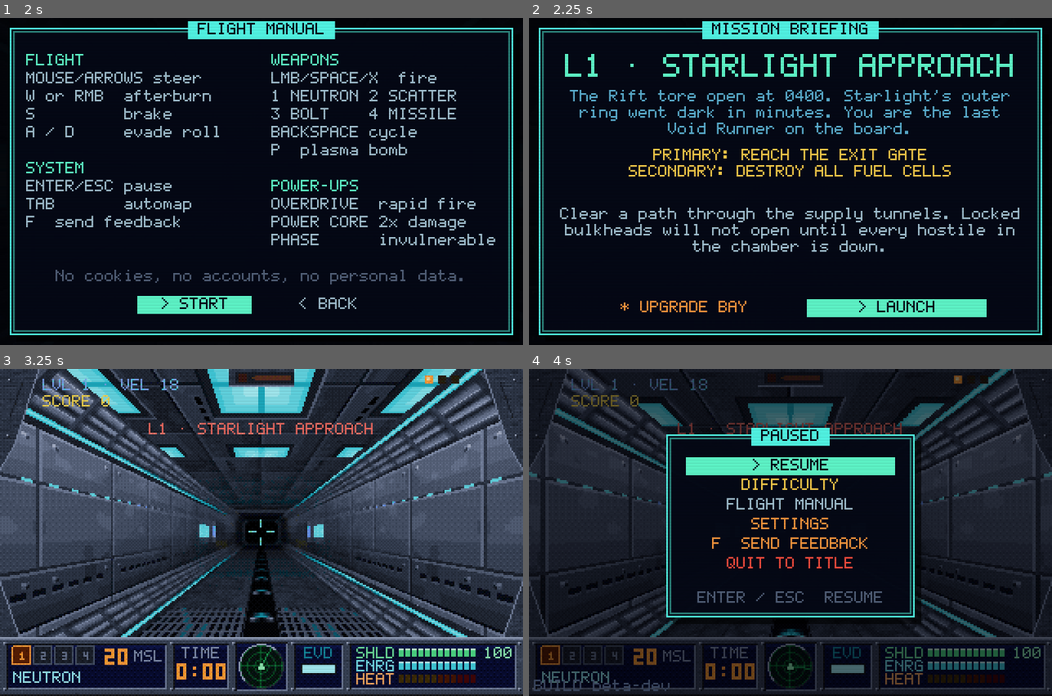
Above: before the commit, frames 1-4 (two rows, left to right).
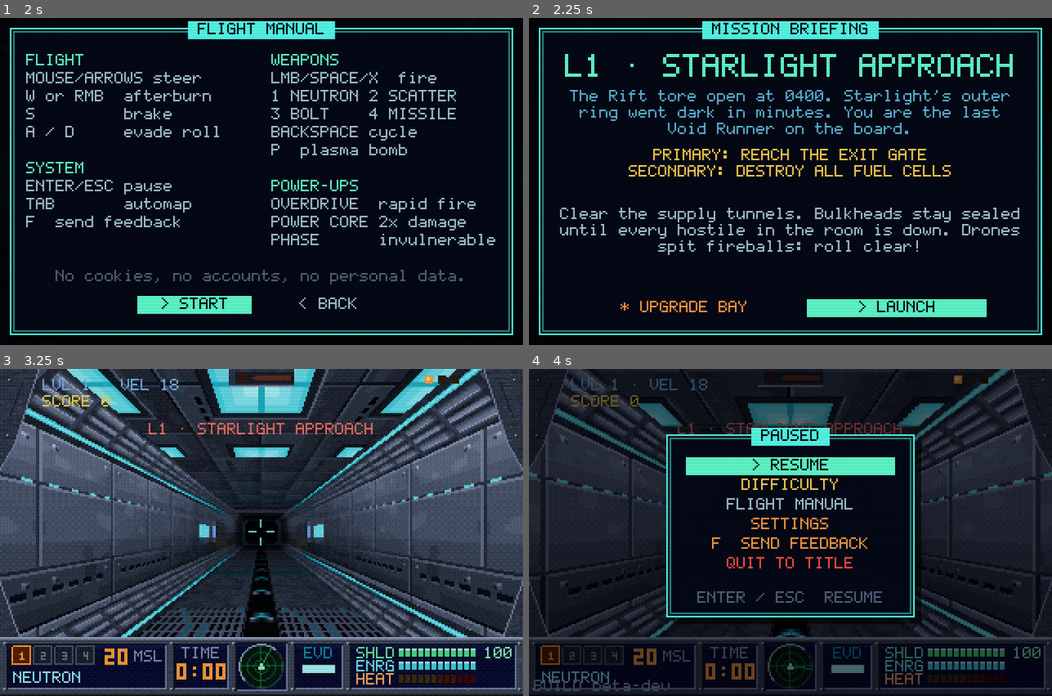
Above: after the commit, the same moments.

Repository: NCSTATEPACK16/VoidRunner
Game: Godot game, scene res://scenes/game.tscn
Same seed, same stepped clock (60 frames per second), same inputs: the game is played once before the commit and once after it.
Inputs (mouse positions are in pixels of both pictures, inside the frame that each line leads up to):
- Up to frame 1 (2 s): click "> UNDERSTOOD" at 0.5 s; click "FLIGHT MANUAL" at 1.25 s
- Up to frame 2 (2.25 s): click "> START" at 2 s
- Up to frame 3 (3.25 s): click "> LAUNCH" at 2.75 s
- Up to frame 4 (4 s): tap Enter (pause_game) at 3.5 s; move the mouse to (816, 532) at 3.52 s; hold Up (steer_up) from 3.53 s (still down); hold W (boost) from 3.53 s (still down); click (816, 532) at 3.67 s; tap Space (fire) at 3.8 s

Frame 1 is identical in both runs. In frame 2, 3.0% of the frame differs, in the area x 5-94%, y 58-73%; in frame 3, less than 0.1%; in frame 4, less than 0.1%.

Commit message:
feat(onboarding): the first 90 seconds (re-audit Step 5, M5d)
A cold player learns the four verbs in sector 1 without a tutorial screen.

- First-run cockpit callouts in the HUD message strip, one at a time, each
  retired by doing it: STEER, then FIRE, then BOOST (after the first kill or
  8 s), then EVADE (when the first bolt comes close). Worded for keyboard
  and mouse, touch, or an enabled gamepad. A line re-shows every 3 s until
  answered, but moves on after 14 s so it never nags. They run on a fresh
  sector-1 launch only, and finishing them (or clearing sector 1) saves
  flight_tips in settings.cfg so they never repeat. This deliberately
  departs from PLAN.md's "no added text" (see the re-audit doc): touch
  players had no instructions at all.
- A guaranteed first contact: sector 1 always puts one drone at ring 12, in
  plain tunnel before the first arena, so FIRE is taught on something real.
- L1's briefing gains a tip in the style of the 3.0 ones: drones spit
  fireballs, roll clear.
- FLIGHT MANUAL: a touch page (stick, double-tap boost, flick twice to roll,
  FIRE/WPN/BOMB, the II pause tab) replaces the key list in touch mode.
- vr_shell.html: navigator.audioSession.type = 'playback' so the iOS silent
  switch doesn't mute the game, and window.vrBoot.firstFlightMs (logged as
  "[vr] first flight at N ms") for device timing.
- perf_baseline.md: time to first flight, 14.1 s in headless Chromium on
  software GL (title usable at 9.5 s); real devices come in Step 7.
- Tests: smoke FIRST-RUN section (the sector-1 drone, every callout stage
  and its answer, saved and not repeated, give-up, touch wording, the
  stick's double flick reaching the double-tap roll, the manual's touch
  page). M3's help-layout check now reads the keys page. The screenshot
  probe adds the touch manual page.

Co-Authored-By: Claude Opus 5.5 <noreply@anthropic.com>

Diff:
--- a/resources/levels/level_1.tres
+++ b/resources/levels/level_1.tres
@@ -5,7 +5,7 @@
 [resource]
 script = ExtResource("1")
 display_name = "L1 · STARLIGHT APPROACH"
-briefing = "Clear a path through the supply tunnels. Locked bulkheads will not open until every hostile in the chamber is down."
+briefing = "Clear the supply tunnels. Bulkheads stay sealed until every hostile in the room is down. Drones spit fireballs: roll clear!"
 objective = "REACH THE EXIT GATE"
 rings = 110
 spawn_tunnel = 0.06
--- a/scripts/game.gd
+++ b/scripts/game.gd
@@ -56,6 +56,23 @@
 ## pending CONTINUE / RETRY FROM CHECKPOINT will resume at the next launch
 var _checkpoint := {}
 var _resume := {}
+## Re-audit Step 5: first-run cockpit callouts on sector 1 — one line at a time,
+## each retired once you've done it (see _update_tips)
+const TIP_STEER := 0
+const TIP_FIRE := 1
+const TIP_BOOST := 2
+const TIP_EVADE := 3
+const TIP_DONE := 4
+const TIP_REPEAT := 3.2      # re-show a pending callout this often
+const TIP_GIVE_UP := 14.0    # never nag: an undone callout moves on after this long
+var _tips_on := false
+var _tip_stage := TIP_DONE
+var _tip_t := 0.0            # time in the current stage
+var _tip_shown_t := 99.0     # time since the current line was last shown
+var _tip_aim := Vector2.ZERO # yaw/pitch when STEER started
+var _tip_shots := 0
+var _tip_dodged := false
+var _first_flight_reported := false
 ## Step 3: deaths in the current sector, for game over's "try RECRUIT" hint
 var _deaths_here := 0
 var _deaths_level := -1
@@ -155,6 +172,7 @@
 	if OS.has_feature("web"):
 		_touch_mode = str(JavaScriptBridge.eval(
 			"window.vrTouchMode ? '1' : '0'", true)) == "1"
+	overlays.touch_mode = _touch_mode   # re-audit Step 5: the manual's touch page
 	if _touch_mode:
 		touch_ui = TouchControls.new()
 		add_child(touch_ui)
@@ -218,7 +236,8 @@
 	player.notified.connect(func(msg: String) -> void: hud.show_message(msg))
 	player.dodged.connect(func(dir: Vector3) -> void:
 		shot_mgr.spawn_dodge_burst(player.position + dir * 2.0 + Vector3.UP * -0.4)
-		AudioSys.play_dodge())
+		AudioSys.play_dodge()
+		_tip_dodged = true)   # re-audit Step 5: the EVADE callout's answer
 	GameState.player_died.connect(_on_player_died)
 	overlays.launch_requested.connect(_on_launch)
 	overlays.gauntlet_requested.connect(_on_gauntlet)
@@ -708,6 +727,11 @@
 		_apply_resume(resume)
 	elif not _gauntlet:
 		_save_checkpoint(1, [])   # re-audit Step 4: every sector start is a checkpoint
+		if GameState.level_index == 0:
+			# re-audit Step 5: a guaranteed first contact a few seconds in, in plain
+			# tunnel well before the first arena, so FIRE is taught on something real
+			enemy_mgr.spawn(mini(12, path.main_ring_count - 2), -1, "drone")
+	_start_tips(resume.is_empty() and not _gauntlet and GameState.level_index == 0)
 	overlays.set_launch_label("> LAUNCH")
 	player.active = true
 	GameState.is_dead = false
@@ -716,6 +740,81 @@
 	overlays.hide_all()
 	hud.show_message(_current_level().display_name)
 	Input.mouse_mode = Input.MOUSE_MODE_CAPTURED
+	_report_first_flight()
+
+
+## Re-audit Step 5: on web, note how long the page took to reach the first
+## controllable frame (window.vrBoot.firstFlightMs, logged once).
+func _report_first_flight() -> void:
+	if _first_flight_reported or not OS.has_feature("web"):
+		return
+	_first_flight_reported = true
+	JavaScriptBridge.eval("if (window.vrBoot && !window.vrBoot.firstFlightMs) {"
+		+ " window.vrBoot.firstFlightMs = Math.round(performance.now());"
+		+ " console.log('[vr] first flight at ' + window.vrBoot.firstFlightMs + ' ms'); }", true)
+
+
+## Re-audit Step 5: the first-run callouts only run on a fresh sector-1 launch, and
+## only until they've all been done once.
+func _start_tips(eligible: bool) -> void:
+	_tips_on = eligible and not GameState.seen_flight_tips
+	_tip_stage = TIP_STEER if _tips_on else TIP_DONE
+	_tip_t = 0.0
+	_tip_shown_t = 99.0
+	_tip_aim = Vector2(player.yaw, player.pitch)
+	_tip_shots = GameState.level_shots
+	_tip_dodged = false
+
+
+## One line at a time: STEER -> FIRE -> BOOST -> EVADE. A line re-shows until you do
+## it (or after TIP_GIVE_UP it moves on, so it never nags); EVADE waits for the first
+## bolt to come close. Finishing them all marks the callouts seen for good.
+func _update_tips(delta: float) -> void:
+	if not _tips_on:
+		return
+	_tip_t += delta
+	_tip_shown_t += delta
+	var done := false
+	var can_show := true
+	match _tip_stage:
+		TIP_STEER:
+			can_show = _tip_t >= 1.5
+			done = absf(player.yaw - _tip_aim.x) + absf(player.pitch - _tip_aim.y) > 0.15
+		TIP_FIRE:
+			done = GameState.level_shots > _tip_shots
+		TIP_BOOST:
+			can_show = GameState.level_kills > 0 or _tip_t >= 8.0
+			done = can_show and Input.is_action_pressed("boost")
+		TIP_EVADE:
+			can_show = shot_mgr.threat_near
+			done = _tip_dodged
+	if done or _tip_t >= TIP_GIVE_UP + (25.0 if _tip_stage == TIP_EVADE else 0.0):
+		_tip_stage += 1
+		_tip_t = 0.0
+		_tip_shown_t = 99.0
+		_tip_dodged = false
+		if _tip_stage >= TIP_DONE:
+			_tips_on = false
+			GameState.mark_flight_tips_seen()
+		return
+	if can_show and _tip_shown_t >= TIP_REPEAT:
+		_tip_shown_t = 0.0
+		hud.show_message(tip_text(_tip_stage), TIP_REPEAT - 0.4)
+
+
+## The callout for a stage, worded for the controls in use.
+func tip_text(stage: int) -> String:
+	var lines: Array
+	if _touch_mode:
+		lines = ["DRAG LEFT THUMB TO STEER", "HOLD FIRE TO SHOOT",
+			"DOUBLE-TAP LEFT SIDE TO BOOST", "INCOMING! FLICK STICK TWICE TO ROLL"]
+	elif GameState.gamepad_enabled and not Input.get_connected_joypads().is_empty():
+		lines = ["LEFT STICK TO STEER", "A OR RT TO FIRE",
+			"HOLD RB OR LT TO BOOST", "INCOMING! X OR B TO ROLL CLEAR"]
+	else:
+		lines = ["MOUSE OR ARROWS TO STEER", "CLICK OR SPACE TO FIRE",
+			"HOLD W OR RIGHT-CLICK TO BOOST", "INCOMING! A OR D TO ROLL CLEAR"]
+	return lines[clampi(stage, 0, lines.size() - 1)]
 
 
 func _level_complete() -> void:
@@ -727,6 +826,9 @@
 	AudioSys.stop_engine()
 	Input.mouse_mode = Input.MOUSE_MODE_VISIBLE
 	var idx := GameState.level_index
+	if idx == 0 and not _gauntlet:
+		GameState.mark_flight_tips_seen()   # re-audit Step 5: sector 1 is behind you
+	_tips_on = false
 	var earned := GameState.salvage_run   # V2.2 L3: haul this level, captured before banking
 	var bonus := 500 + idx * 250
 	# K3: secondary objective — every fuel cell destroyed
@@ -1092,6 +1194,7 @@
 		_update_lights(delta)
 		return
 	player.update_flight(delta)
+	_update_tips(delta)   # re-audit Step 5
 	automap.note_ring(player.ring_idx)   # V2.2 L4a: track the high-water explored ring
 	if _gauntlet:
 		_gauntlet_stream()
--- a/scripts/game_state.gd
+++ b/scripts/game_state.gd
@@ -589,6 +589,9 @@
 var gyro_aim_enabled := false
 ## M1.2: set once the photosensitivity warning has been acknowledged.
 var seen_warning := false
+## Re-audit Step 5: set once the first-run flight callouts have all been done (or
+## sector 1 cleared), so they never nag a returning player.
+var seen_flight_tips := false
 # V2.2 L2b: combat-state flags game.gd maintains for the music intensity engine
 var arena_locked := false
 var boss_active := false
@@ -621,6 +624,7 @@
 		touch_dpad_enabled = cfg.get_value("settings", "dpad", touch_dpad_enabled)
 		gyro_aim_enabled = cfg.get_value("settings", "gyro", gyro_aim_enabled)
 		seen_warning = cfg.get_value("settings", "seen_warning", seen_warning)
+		seen_flight_tips = cfg.get_value("settings", "flight_tips", seen_flight_tips)
 		crt_mode = clampi(int(cfg.get_value("settings", "crt", crt_mode)), 0, 2)
 		difficulty = clampi(int(cfg.get_value("settings", "difficulty", difficulty)),
 			0, DIFFICULTY_NAMES.size() - 1)
@@ -645,11 +649,19 @@
 	cfg.set_value("settings", "dpad", touch_dpad_enabled)
 	cfg.set_value("settings", "gyro", gyro_aim_enabled)
 	cfg.set_value("settings", "seen_warning", seen_warning)
+	cfg.set_value("settings", "flight_tips", seen_flight_tips)
 	cfg.set_value("settings", "crt", crt_mode)
 	cfg.set_value("settings", "difficulty", difficulty)
 	cfg.set_value("settings", "assist_dmg", assist_damage)
 	cfg.set_value("settings", "assist_spd", assist_speed)
 	cfg.save("user://settings.cfg")
+
+
+## Re-audit Step 5: the first-run callouts are done for good.
+func mark_flight_tips_seen() -> void:
+	if not seen_flight_tips:
+		seen_flight_tips = true
+		_save_settings()
 
 
 func reset_level() -> void:
--- a/scripts/overlays.gd
+++ b/scripts/overlays.gd
@@ -68,6 +68,11 @@
 var _sector_label: Label
 var _high_label: Label
 var _difficulty_btn: Button   # Step 3: main-menu row, shows the current preset
+## Re-audit Step 5: set by game.gd in touch mode; the FLIGHT MANUAL then shows the
+## touch layout instead of keys
+var touch_mode := false
+var _help_keys: Control
+var _help_touch: Control
 # re-audit Step 4: checkpoint rows
 var _continue_btn: Button
 var _new_btn: Button
@@ -111,6 +116,9 @@
 	# button becomes visible, instead of baking a one-time answer into construction.
 	if panel_name in ["start", "game_over", "victory"]:
 		_refresh_install_buttons()
+	if panel_name == "help" and _help_keys:
+		_help_keys.visible = not touch_mode   # re-audit Step 5
+		_help_touch.visible = touch_mode
 	if panel_name == "help" and _help_pad:
 		_help_pad.text = "PAD  stick · A/RT fire · X/B roll" \
 			if GameState.gamepad_enabled else ""
@@ -352,6 +360,9 @@
 func _build_help() -> void:
 	var p := _panel("help")
 	_window(p, Rect2(6, 6, 308, 188), "FLIGHT MANUAL")
+	# re-audit Step 5: two pages share the window — keys/mouse, and the touch layout
+	_help_keys = _help_page(p)
+	_help_touch = _help_page(p)
 	var left := [
 		"FLIGHT", "MOUSE/ARROWS steer", "W or RMB  afterburn", "S         brake",
 		"A / D     evade roll", "", "SYSTEM", "ENTER/ESC pause", "TAB       automap",
@@ -368,13 +379,15 @@
 		"BACKSPACE cycle", "P  plasma bomb", "", "POWER-UPS", "OVERDRIVE  rapid fire",
 		"POWER CORE 2x damage", "PHASE      invulnerable",
 	]
-	for i in left.size():
-		_text(p, Vector2(16, 22 + i * 11), left[i],
-			TITLE_COL if left[i] in ["FLIGHT", "SYSTEM"] else TEXT_COL)
-	_help_pad = _text(p, Vector2(16, 22 + left.size() * 11), "", TEXT_COL)
-	for i in right.size():
-		_text(p, Vector2(166, 22 + i * 11), right[i],
-			TITLE_COL if right[i] in ["WEAPONS", "POWER-UPS"] else TEXT_COL)
+	_help_columns(_help_keys, left, right)
+	_help_pad = _text(_help_keys, Vector2(16, 22 + left.size() * 11), "", TEXT_COL)
+	_help_columns(_help_touch, [
+		"FLIGHT", "LEFT THUMB  steer", "DOUBLE-TAP  afterburn", "  (left side, on/off)",
+		"FLICK TWICE evade roll", "", "SYSTEM", "II (top right) pause",
+	], [
+		"WEAPONS", "HOLD FIRE   shoot", "WPN  next weapon", "BOMB plasma bomb", "",
+		"POWER-UPS", "OVERDRIVE  rapid fire", "POWER CORE 2x damage", "PHASE      invulnerable",
+	])
 	# M3: the short version. The full privacy note lives in the README and on the
 	# form itself — anything longer than one line here and nobody reads any of it.
 	_center(p, 154, "No cookies, no accounts, no personal data.", DIM_COL)
@@ -384,6 +397,23 @@
 	_help_back = _menu_button(p, Rect2(166, 170, 70, 11), "< BACK", func() -> void:
 		show_only(_help_return), TEXT_COL, true)
 	_focus["help"] = _help_start
+
+
+func _help_page(p: Control) -> Control:
+	var page := Control.new()
+	page.set_anchors_preset(Control.PRESET_FULL_RECT)
+	page.mouse_filter = Control.MOUSE_FILTER_IGNORE
+	p.add_child(page)
+	return page
+
+
+func _help_columns(page: Control, left: Array, right: Array) -> void:
+	for i in left.size():
+		_text(page, Vector2(16, 22 + i * 11), left[i],
+			TITLE_COL if left[i] in ["FLIGHT", "SYSTEM"] else TEXT_COL)
+	for i in right.size():
+		_text(page, Vector2(166, 22 + i * 11), right[i],
+			TITLE_COL if right[i] in ["WEAPONS", "POWER-UPS"] else TEXT_COL)
 
 
 func _build_briefing() -> void:
--- a/tests/screenshot_probe.gd
+++ b/tests/screenshot_probe.gd
@@ -11,6 +11,7 @@
 ##   4. game-over / victory panels    -> shot_game_over.png / shot_victory.png
 ##   5. touch II tab over flight, then the pause menu -> shot_touch.png / shot_pause.png
 ##   6. difficulty panel (Step 3)      -> shot_difficulty.png
+##   7. touch page of the manual (Step 5) -> shot_help_touch.png
 ## Output dir: VR_SHOT_DIR env var, else user://shots. Restores records/settings.
 
 
@@ -80,6 +81,10 @@
 	await _capture_root("shot_settings.png", dir)
 	game.overlays.show_only("help")
 	await _capture_root("shot_help.png", dir)   # M3 privacy + feedback lines
+	game.overlays.touch_mode = true          # re-audit Step 5: the manual's touch page
+	game.overlays.show_only("help")
+	await _capture_root("shot_help_touch.png", dir)
+	game.overlays.touch_mode = false
 	game.overlays.open_difficulty("start")   # re-audit Step 3: preset + assists
 	await _capture_root("shot_difficulty.png", dir)
 	game.overlays.show_only("start")
--- a/tests/smoke_test.gd
+++ b/tests/smoke_test.gd
@@ -1082,7 +1082,8 @@
 	var help_p: Control = game.overlays._panels.help
 	var pad_y: float = game.overlays._help_pad.position.y
 	var rows: Array[float] = []
-	for child in help_p.get_children():
+	# re-audit Step 5: the key rows live on the manual's keys page
+	for child in help_p.get_children() + game.overlays._help_keys.get_children():
 		if child is Label or child is Button:
 			var c := child as Control
 			assert(c.position.y + 20.0 <= 200.0)          # nothing runs off the panel
@@ -1095,7 +1096,8 @@
 	help_p.queue_free()               # _build_help() makes a fresh panel each call
 	game.overlays._build_help()
 	await get_tree().process_frame
-	for child in (game.overlays._panels.help as Control).get_children():
+	for child in (game.overlays._panels.help as Control).get_children() \
+			+ game.overlays._help_keys.get_children():
 		if child is Label and (child as Label).text.begins_with("F  send"):
 			fb_seen += 1
 	assert(fb_seen == 0)                                  # and vanishes again when unset
@@ -1741,6 +1743,79 @@
 	assert(GameState.load_checkpoint(lc).is_empty())
 	assert(game.overlays._continue_btn.disabled)
 	print("CHECKPOINT ok — round trip, corrupt/oor ignored, newer wins, bulkhead saves, resume, UI")
+	# --- re-audit Step 5 (M5d): the first 90 seconds — callouts, first contact, manual ---
+	GameState.seen_flight_tips = false
+	GameState.reset_run()
+	game._gauntlet = false
+	GameState.gauntlet_mode = false
+	game._resume = {}
+	game._built_level = -1
+	game._launch_level()   # sector 1 straight from code: builds the world, starts the tips
+	assert(game.state == game.State.PLAYING)
+	var first_contact := false
+	for e in game.enemy_mgr.enemies:
+		if int(e.arena_id) == -1 and e.type == "drone" and int(e.ring) == 12:
+			first_contact = true
+	assert(first_contact)   # the guaranteed sector-1 drone
+	assert(game._tips_on and game._tip_stage == game.TIP_STEER)
+	game._update_tips(1.6)
+	assert(game.hud._msg.text == game.tip_text(game.TIP_STEER))
+	game.player.yaw += 0.3                     # steering answers STEER
+	game._update_tips(0.1)
+	assert(game._tip_stage == game.TIP_FIRE)
+	game._update_tips(0.1)
+	assert(game.hud._msg.text == game.tip_text(game.TIP_FIRE))
+	GameState.level_shots += 1                 # a shot answers FIRE
+	game._update_tips(0.1)
+	assert(game._tip_stage == game.TIP_BOOST)
+	GameState.level_kills += 1                 # BOOST waits for a kill (or 8 s)
+	Input.action_press("boost")
+	game._update_tips(0.1)
+	Input.action_release("boost")
+	assert(game._tip_stage == game.TIP_EVADE)
+	game._update_tips(0.1)
+	assert(game.hud._msg.text != game.tip_text(game.TIP_EVADE))   # waits for a bolt
+	game.shot_mgr.threat_near = true
+	game._update_tips(4.0)
+	assert(game.hud._msg.text == game.tip_text(game.TIP_EVADE))
+	game.player.dodged.emit(Vector3.RIGHT)     # a roll answers EVADE
+	game._update_tips(0.1)
+	assert(not game._tips_on and GameState.seen_flight_tips)
+	GameState.seen_flight_tips = false
+	GameState.load_settings()
+	assert(GameState.seen_flight_tips)         # saved for good
+	game._start_tips(true)
+	assert(not game._tips_on)                  # never repeats
+	# a line nobody answers moves on instead of nagging
+	GameState.seen_flight_tips = false
+	game._start_tips(true)
+	game._update_tips(game.TIP_GIVE_UP + 0.1)
+	assert(game._tip_stage == game.TIP_FIRE)
+	game._tips_on = false
+	GameState.mark_flight_tips_seen()
+	# touch wording, and the stick's double flick reaches the double-tap roll
+	game._touch_mode = true
+	assert(game.tip_text(game.TIP_STEER) == "DRAG LEFT THUMB TO STEER")
+	game._touch_mode = false
+	GameState.energy = GameState.max_energy()
+	game.player.dodge_cd = 0.0
+	Input.action_press("steer_left", 0.8)
+	game.player.update_flight(1.0 / 60.0)
+	Input.action_release("steer_left")
+	game.player.update_flight(1.0 / 60.0)
+	Input.action_press("steer_left", 0.8)
+	game.player.update_flight(1.0 / 60.0)
+	Input.action_release("steer_left")
+	assert(game.player.dodge_cd > 0.0)
+	# the FLIGHT MANUAL shows the touch page in touch mode
+	game.overlays.touch_mode = true
+	game.overlays.show_only("help")
+	assert(game.overlays._help_touch.visible and not game.overlays._help_keys.visible)
+	game.overlays.touch_mode = false
+	game.overlays.show_only("help")
+	assert(game.overlays._help_keys.visible and not game.overlays._help_touch.visible)
+	game.overlays.hide_all()
+	print("FIRST-RUN ok — sector-1 drone, STEER/FIRE/BOOST/EVADE callouts, saved, give-up, touch manual + roll")
 	# --- re-audit Step 1: the app icons and link-preview card are painted by code
 	# (hard rule 1). Sizes are what the web export and the PWA manifest expect, and
 	# every pixel is a palette entry, read back through the same 8-bit Image path.
Not shown, changed: tests/perf_baseline.md
Not shown, changed: web/vr_shell.html
